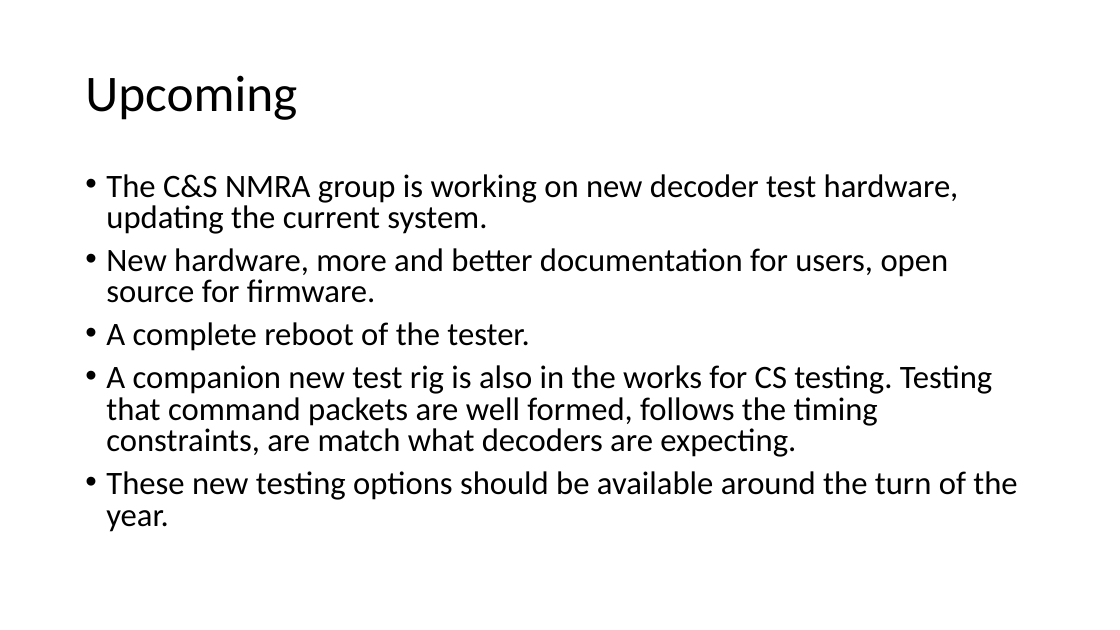
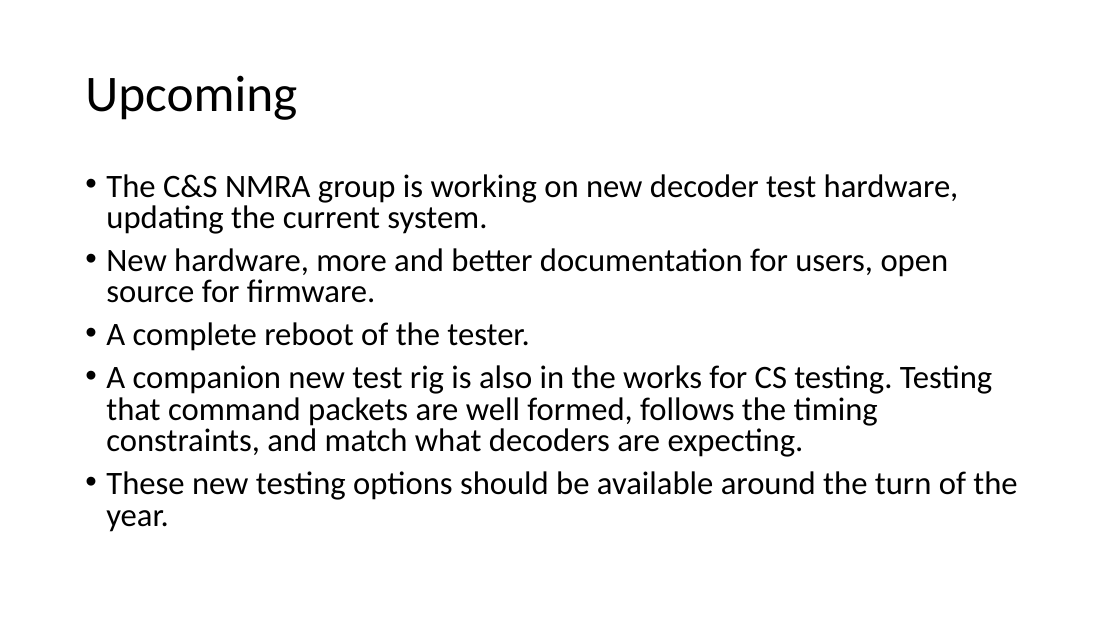
Before and after one commit to McLae/dfwtrainshows, a slide deck: slide 22 of Clinics/Standards.pptx (slide 19 before the commit). Drawn at 1120x630 pixels with LibreOffice and Linux fonts; fonts in the diff are those of the drawing. Boxes give left, top, right and bottom in pixels: in the first picture for what was removed or moved away, otherwise in the second. Text is boxed around its words. In the diff, an @@ line names an element or a change of style, - is before the commit and + after.

```diff
--- a/Clinics/Standards.pptx
+++ b/Clinics/Standards.pptx
@@ text at <box>106,365,992,457</box>: text changed @@
-• A companion new test rig is also in the works for CS testing. Testing that command packets are well formed, follows the timing constraints, are match what decoders are expecting.
+• A companion new test rig is also in the works for CS testing. Testing that command packets are well formed, follows the timing constraints, and match what decoders are expecting.
```
Also in this commit, not shown: 2 other slides changed, 3 slides added, 1 other file.
